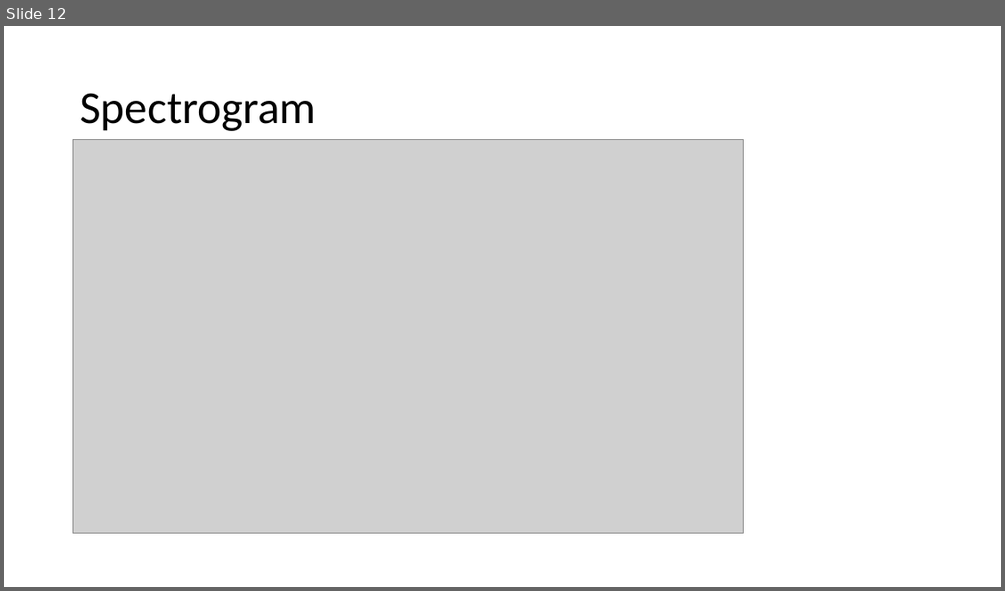
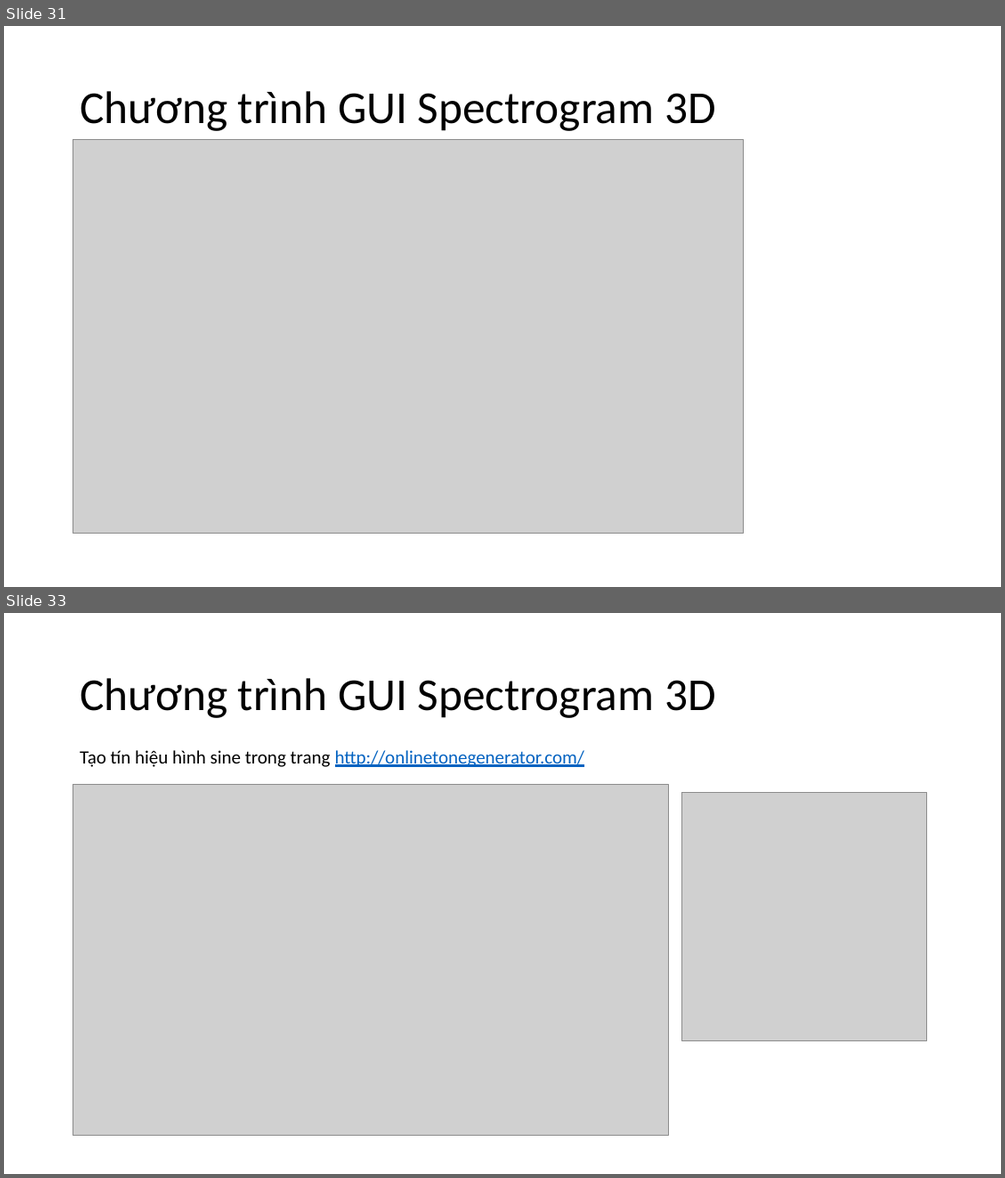
Before and after one commit to Sunfl4wer/Signal-and-Spectrum, a slide deck: Signal_and_Spectrum.pptx. Shown one above the other, each under a label of ours: slide 12 before the commit, slides 31 and 33 after it; the slides between them are not shown. The pictures are 1005x591 and 1005x1178 pixels, drawn with LibreOffice and Linux fonts; fonts in the diff are those of the drawing; grey boxes stand for pictures. Boxes give left, top, right and bottom in pixels: in the first picture for what was removed or moved away, otherwise in the second. Text is boxed around its words. In the diff, an @@ line names an element or a change of style, - is before the commit and + after.

```diff
--- a/Signal_and_Spectrum.pptx
+++ b/Signal_and_Spectrum.pptx
@@ slide 33 added at [4, 613, 1001, 1174], background #FFFFFF @@
@@ title added at [80, 678, 716, 718], 44 pt, text #000000 @@
+Chương trình GUI Spectrogram 3D
@@ text added at [80, 750, 584, 767], 18 pt, text #0563C1, underline @@
+Tạo tín hiệu hình sine trong trang http://onlinetonegenerator.com/
@@ picture added at [73, 784, 669, 1135] @@
@@ picture added at [682, 793, 927, 1040] @@
@@ what was slide 12 is now slide 31 @@
@@ slide 31 changed as well @@
@@ title at [80, 91, 716, 131]: text changed @@
-Spectrogram
+Chương trình GUI Spectrogram 3D
```
Also in this commit, not shown: 6 other slides changed, 36 other slides added, 6 slides removed.
